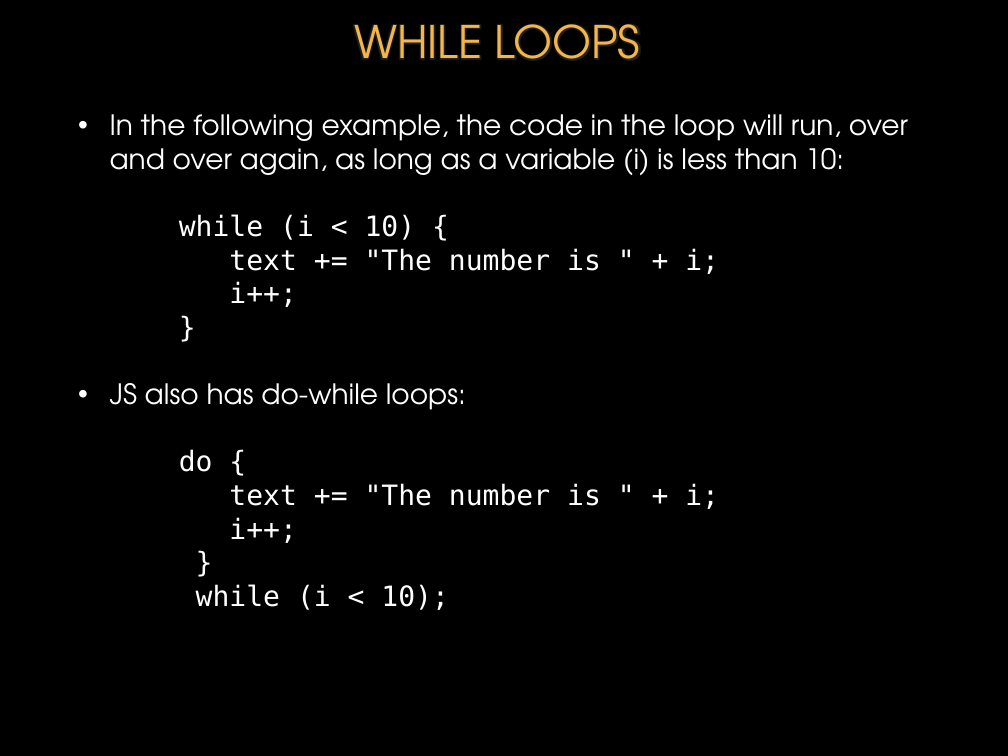
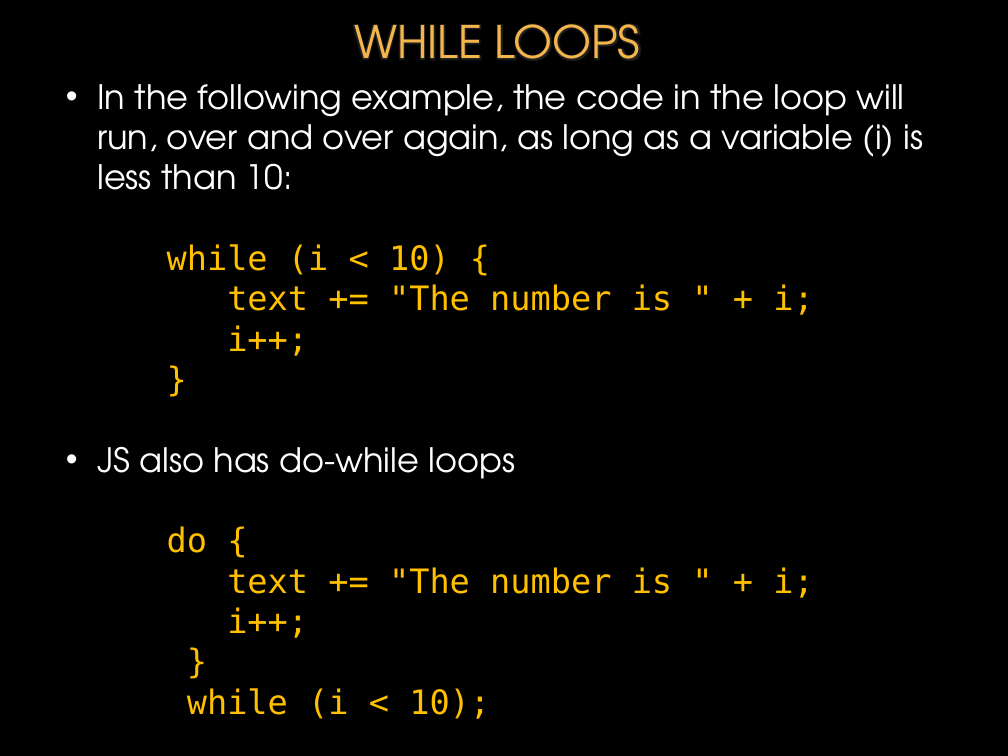
Before and after one commit to donfreiday/cpsc330-js, a slide deck: slide 60 of Javascript.pptx. Drawn at 1008x756 pixels with LibreOffice and Linux fonts; fonts in the diff are those of the drawing; background and template pictures are left out. Boxes give left, top, right and bottom in pixels: in the first picture for what was removed or moved away, otherwise in the second. Text is boxed around its words. In the diff, an @@ line names an element or a change of style, - is before the commit and + after.

```diff
--- a/Javascript.pptx
+++ b/Javascript.pptx
@@ text "In the following example, the ...": place and size @@
-text "In the following example, the ..." at <box>110,114,908,610</box>
+text "In the following example, the ..." at <box>97,84,923,719</box>
@@ text at <box>97,84,923,719</box>: size 20 to 24 pt in "In the following example, the code in ...", "while (i < 10) { text += ...", "do { text += "The number is ..."; text colour #FFFFFF to #FFC000 in "while (i < 10) { text += ...", "do { text += "The number is ..." @@
@@ text at <box>97,446,515,479</box>: text changed; size 20 to 24 pt @@
-• JS also has do-while loops:
+• JS also has do-while loops
```
Also in this commit, not shown: 17 other slides changed, 1 other file.
